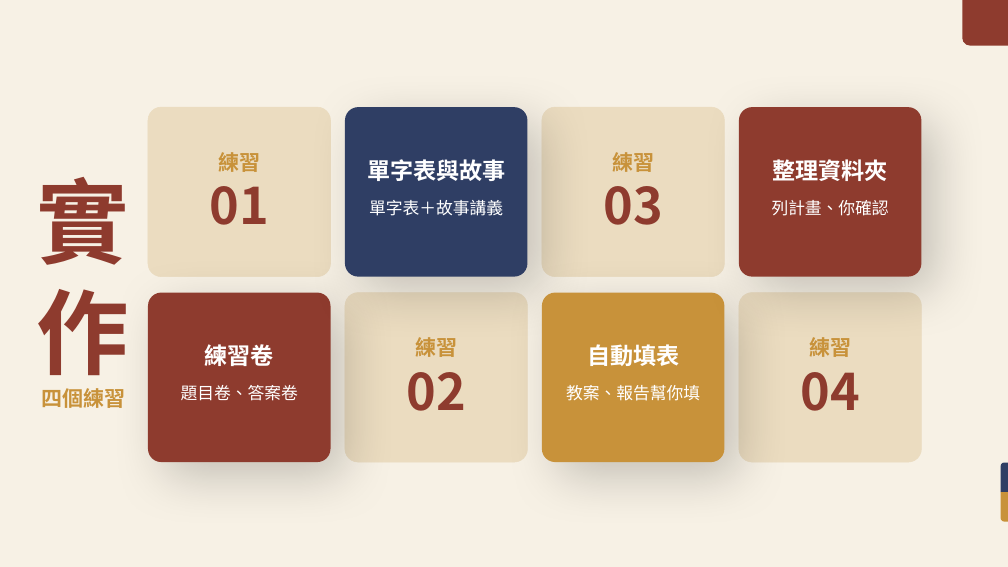
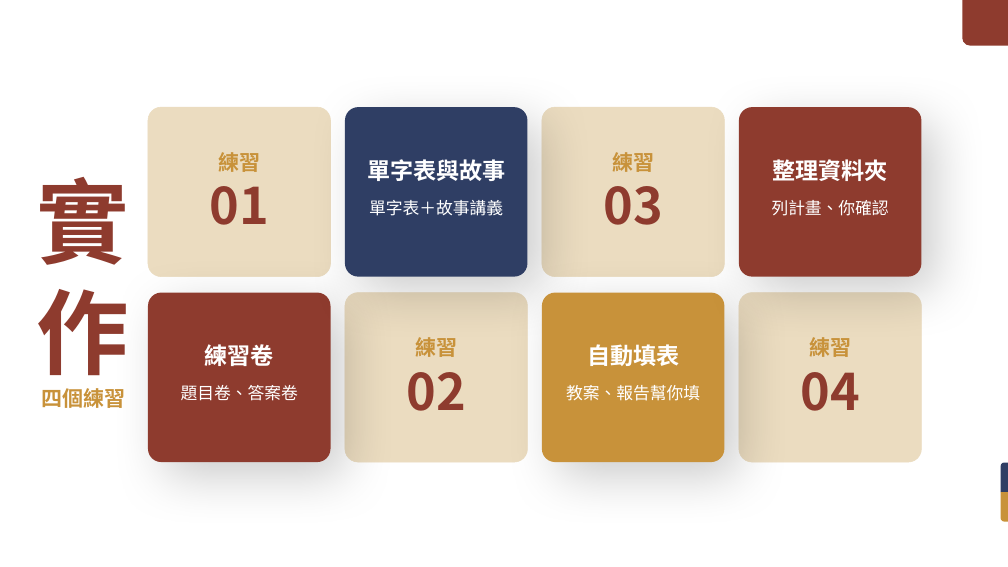
Before and after one commit to Calumai/calumai.com, a slide deck: slide 6 of class/ai-agent/materials/antigravity/lesson-01-slides.pptx. Drawn at 1008x567 pixels with LibreOffice and Linux fonts; fonts in the diff are those of the drawing. Boxes give left, top, right and bottom in pixels: in the first picture for what was removed or moved away, otherwise in the second. Text is boxed around its words. In the diff, an @@ line names an element or a change of style, - is before the commit and + after.

```diff
--- a/class/ai-agent/materials/antigravity/lesson-01-slides.pptx
+++ b/class/ai-agent/materials/antigravity/lesson-01-slides.pptx
@@ background #F7F1E5 to #FFFFFF @@
```
Also in this commit, not shown: 14 other slides changed, 4 other files.
